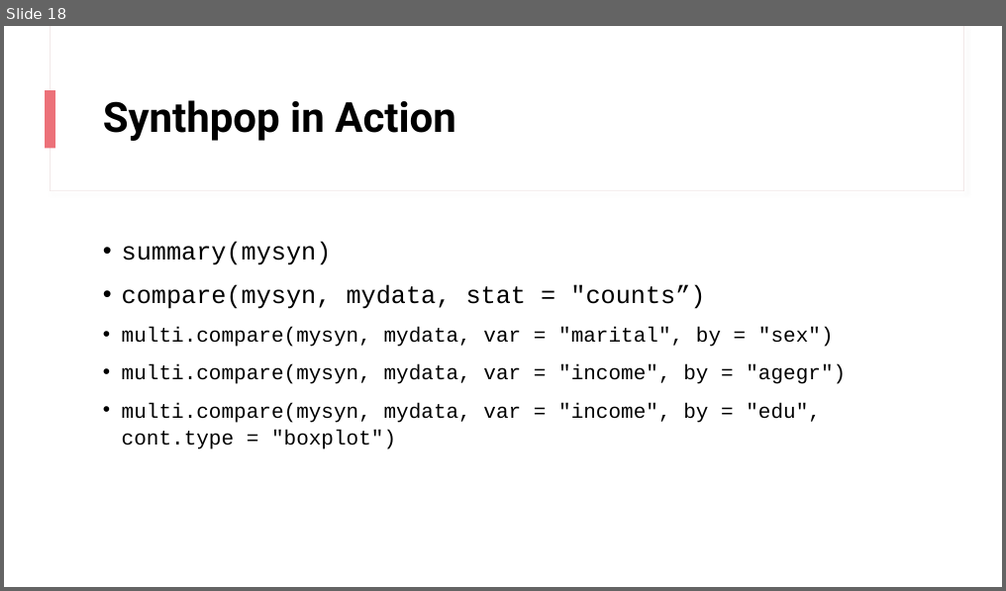
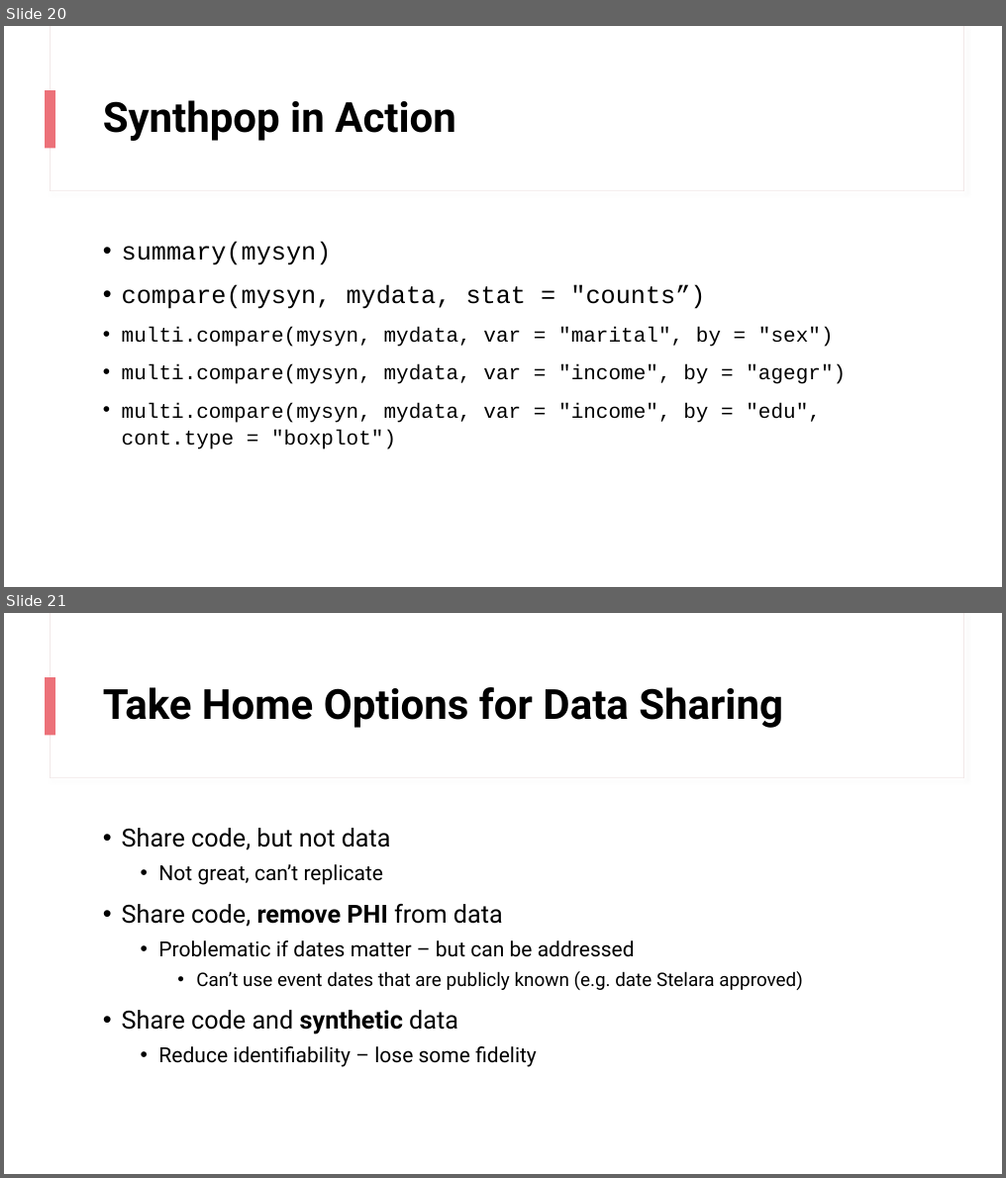
Before and after one commit to higgi13425/rmrwr-book, a slide deck: data/PHI_data.pptx. Shown one above the other, each under a label of ours: slide 18 before the commit, slides 20 and 21 after it. The pictures are 1006x591 and 1006x1178 pixels, drawn with LibreOffice and Linux fonts; fonts in the diff are those of the drawing. Boxes give left, top, right and bottom in pixels: in the first picture for what was removed or moved away, otherwise in the second. Text is boxed around its words. In the diff, an @@ line names an element or a change of style, - is before the commit and + after.

```diff
--- a/data/PHI_data.pptx
+++ b/data/PHI_data.pptx
@@ slide 21 added at box(4, 613, 1002, 1174), background #FFFFFF; not listed: 3 template elements that a slide beside it also shows @@
@@ title added at box(103, 687, 783, 728), 40 pt, text #000000, bold @@
+Take Home Options for Data Sharing
@@ text added at box(122, 828, 803, 1067), 20 pt, text #000000 @@
+• Share code, but not data
+  • Not great, can’t replicate
+• Share code, remove PHI from data
+  • Problematic if dates matter – but can be addressed
+    • Can’t use event dates that are publicly known (e.g. date Stelara approved)
+• Share code and synthetic data
+  • Reduce identifiability – lose some fidelity
@@ what was slide 18 is now slide 20 @@
```
Also in this commit, not shown: 11 slides changed, 2 other slides added, 1 other file.
